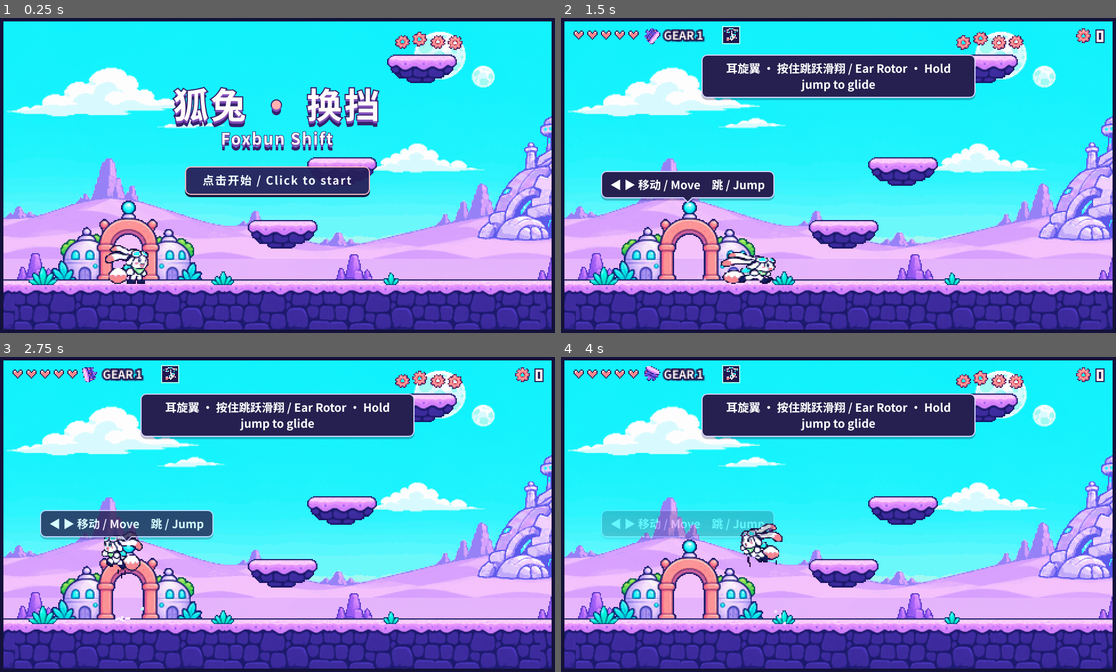
Above: before the commit, frames 1-4 (two rows, left to right).
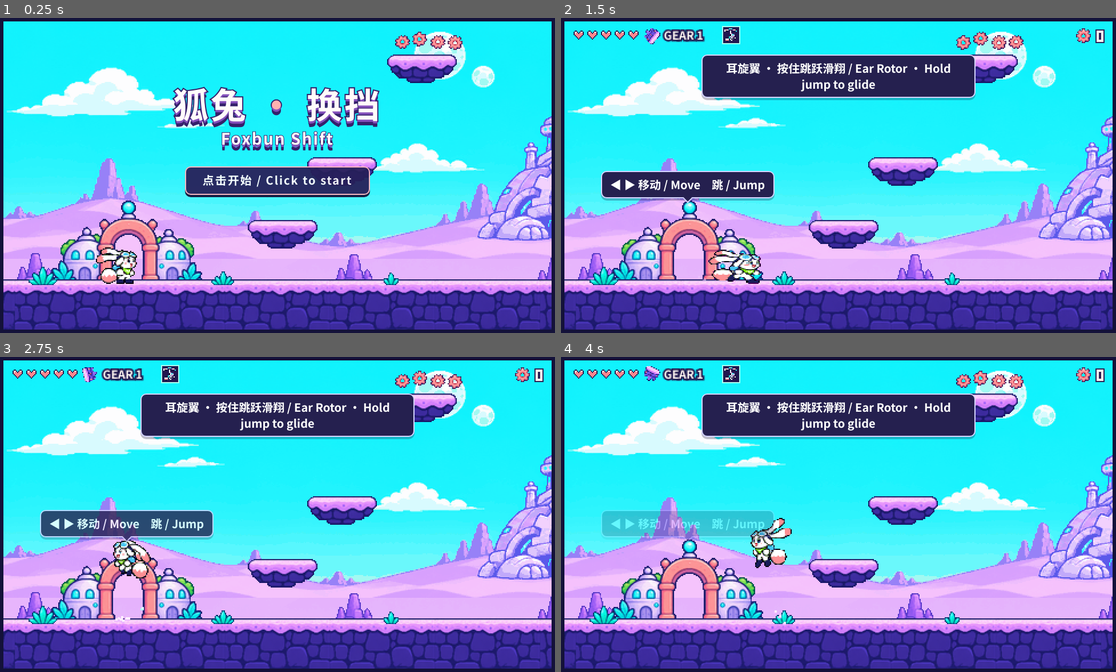
Above: after the commit, the same moments.

Repository: pu873967671-code/fanpiny-games
Game: browser game, page public/play/foxbun-shift/index.html
The game is run twice, just before and just after one commit, with the same random seed, the same clock (stepped at 60 frames per second) and the same inputs.
Inputs:
- Up to frame 1 (0.25 s): no input
- Up to frame 2 (1.5 s): click "点击开始 / Click to start" at 0.27 s; hold Right from 1.03 s (still down); tap Space at 1.1 s
- Up to frame 3 (2.75 s): release Right at 1.53 s; hold Down 1.58-1.85 s; tap Space at 1.6, 2.1, 2.6 s; hold Left 1.9-2.47 s; hold Up from 2.52 s (still down)
- Up to frame 4 (4 s): release Up at 2.82 s; hold Right 2.87-3.53 s; tap Space at 3.1, 3.6 s; hold Up 3.58-3.82 s; hold Left from 3.87 s (still down)

The runs differ from the first frame. In frame 1, 0.8% of the frame differs, in the area x 17-27%, y 72-85%; in frame 2, 0.9%, in the area x 26-39%, y 3-85%; in frame 3, 0.9%; in frame 4, 0.9%.

Commit message:
foxbun-shift: new hero animation frames

Diff:
--- a/public/play/foxbun-shift/game.js
+++ b/public/play/foxbun-shift/game.js
@@ -109,8 +109,12 @@
   "ledge_s", "ledge_m", "gear_platform", "tuft1", "tuft2", "tuft3",
   "spire", "coin1", "coin2", "coin3", "gate", "shell_wall", "save", "wind",
 ];
-const HERO_FRAMES = [...Array.from({ length: 10 }, (_, frame) => `hero/hero_0${frame}`),
-  ...Array.from({ length: 4 }, (_, frame) => `hero/rotor_${frame}`)];
+const HERO_FRAMES = [
+  "idle-0", "idle-1", "idle-2", "idle-3",
+  "run-0", "run-1", "run-2", "run-3", "run-4", "run-5", "run-6", "run-7",
+  "jump-0", "jump-1", "jump-2", "jump-3", "wall-0", "dash-0",
+  "rotor_0", "rotor_1", "rotor_2", "rotor_3",
+].map(name => `hero/${name}`);
 ASSET_NAMES.push(...HERO_FRAMES, ...ROOM_ART);
 
 const KEY_ACTIONS = {
@@ -1222,8 +1226,8 @@
   const scaleX = HERO_SCALE * (1 + squash);
   const drawWidth = Math.round(width * scaleX);
   const drawHeight = Math.round(height * HERO_SCALE * (1 - squash));
-  // The wall in frame 07 starts at source column 32.
-  const anchor = frame === 7 ? (32 - left) * scaleX - HALF_HERO : drawWidth / 2;
+  // Frames share one 72x56 canvas; column 36 is the hero's centre line.
+  const anchor = name.includes("rotor") ? drawWidth / 2 : (36 - left) * scaleX;
   ctx.save();
   ctx.globalAlpha = alpha;
   ctx.translate(Math.round(x - cameraX), Math.round(y));
@@ -1234,12 +1238,18 @@
 
 function drawHero() {
   for (const trail of afterimages) {
-    drawHeroFrame(8, trail.x, trail.y, trail.facing, 0, trail.life * 2.6);
-  }
-  const frames = { idle: 0, run: 1 + Math.floor(hero.poseTime * 9) % 4,
-    jump: 5, fall: 6, wall: 7, dash: 8, glide: 10 + Math.floor(hero.poseTime * 16) % 4 };
+    drawHeroFrame(17, trail.x, trail.y, trail.facing, 0, trail.life * 2.6);
+  }
+  const frames = {
+    idle: Math.floor(hero.poseTime * 5.5) % 4,
+    run: 4 + Math.floor(hero.poseTime * 14) % 8,
+    jump: hero.poseTime < 0.07 ? 12 : 13,
+    fall: hero.vy < 60 ? 14 : 15,
+    wall: 16, dash: 17,
+    glide: 18 + Math.floor(hero.poseTime * 16) % 4,
+  };
   const frame = frames[hero.pose];
-  const bob = frame >= 10 ? Math.floor(hero.poseTime * 10) % 2 : 0;
+  const bob = frame >= 18 ? Math.floor(hero.poseTime * 10) % 2 : 0;
   const alpha = hero.hurt > 0 && Math.floor(hero.hurt * 16) % 2 ? 0.45 : 1;
   drawHeroFrame(frame, hero.x, hero.y - bob, hero.facing, hero.squash, alpha);
 }
--- a/public/play/foxbun-shift/world.js
+++ b/public/play/foxbun-shift/world.js
@@ -1,10 +1,10 @@
 "use strict";
 
 const ABILITIES = {
-  rotor: { frame: 9, color: "#a8fff0", tip: "耳旋翼 · 按住跳跃滑翔 / Ear Rotor · Hold jump to glide" },
-  wall: { frame: 7, color: "#ffdc9a", tip: "扒墙 · 朝墙移动，再跳离墙面 / Wall Jump · Hold toward a wall, then jump" },
-  bounce: { frame: 5, color: "#f8a7f7", tip: "尾弹 · 空中近身按 X/J，再用方向键瞄准 / Tail Bounce · X/J in air, then aim" },
-  dash: { frame: 8, color: "#91d8ff", tip: "冲刺 · 空中按 C/L 和方向键 / Dash · C/L and a direction in the air" },
+  rotor: { frame: 18, color: "#a8fff0", tip: "耳旋翼 · 按住跳跃滑翔 / Ear Rotor · Hold jump to glide" },
+  wall: { frame: 16, color: "#ffdc9a", tip: "扒墙 · 朝墙移动，再跳离墙面 / Wall Jump · Hold toward a wall, then jump" },
+  bounce: { frame: 13, color: "#f8a7f7", tip: "尾弹 · 空中近身按 X/J，再用方向键瞄准 / Tail Bounce · X/J in air, then aim" },
+  dash: { frame: 17, color: "#91d8ff", tip: "冲刺 · 空中按 C/L 和方向键 / Dash · C/L and a direction in the air" },
 };
 
 const ROOM_ART = [
Binary file added: public/play/foxbun-shift/assets/hero/dash-0.png
Binary file removed: public/play/foxbun-shift/assets/hero/hero_00.png
Binary file removed: public/play/foxbun-shift/assets/hero/hero_01.png
Binary file removed: public/play/foxbun-shift/assets/hero/hero_02.png
Binary file removed: public/play/foxbun-shift/assets/hero/hero_03.png
Binary file removed: public/play/foxbun-shift/assets/hero/hero_04.png
Binary file removed: public/play/foxbun-shift/assets/hero/hero_05.png
Binary file removed: public/play/foxbun-shift/assets/hero/hero_06.png
Binary file removed: public/play/foxbun-shift/assets/hero/hero_07.png
Binary file removed: public/play/foxbun-shift/assets/hero/hero_08.png
Binary file removed: public/play/foxbun-shift/assets/hero/hero_09.png
Binary file added: public/play/foxbun-shift/assets/hero/idle-0.png
(and 16 more such lines)
